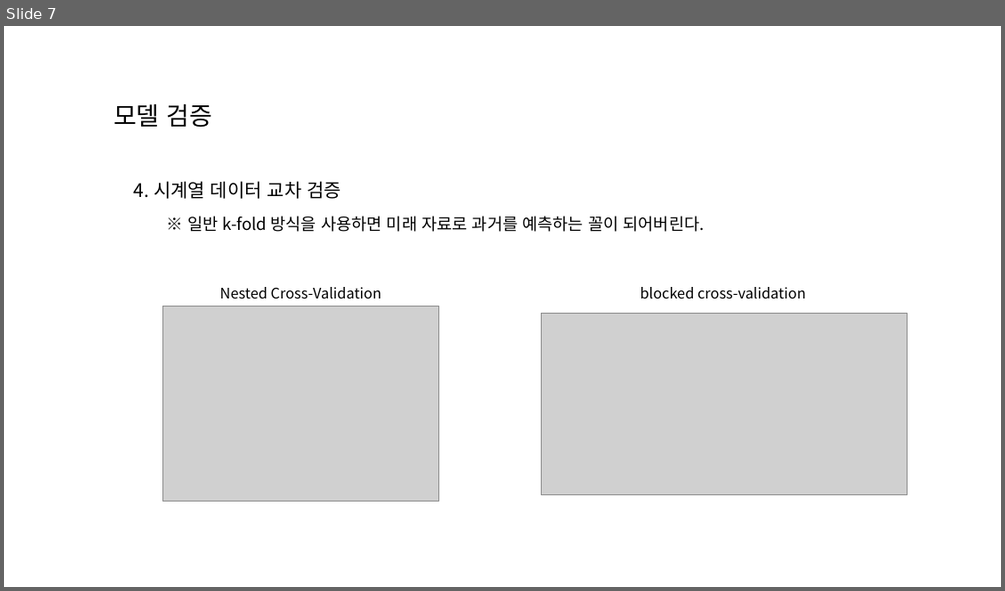
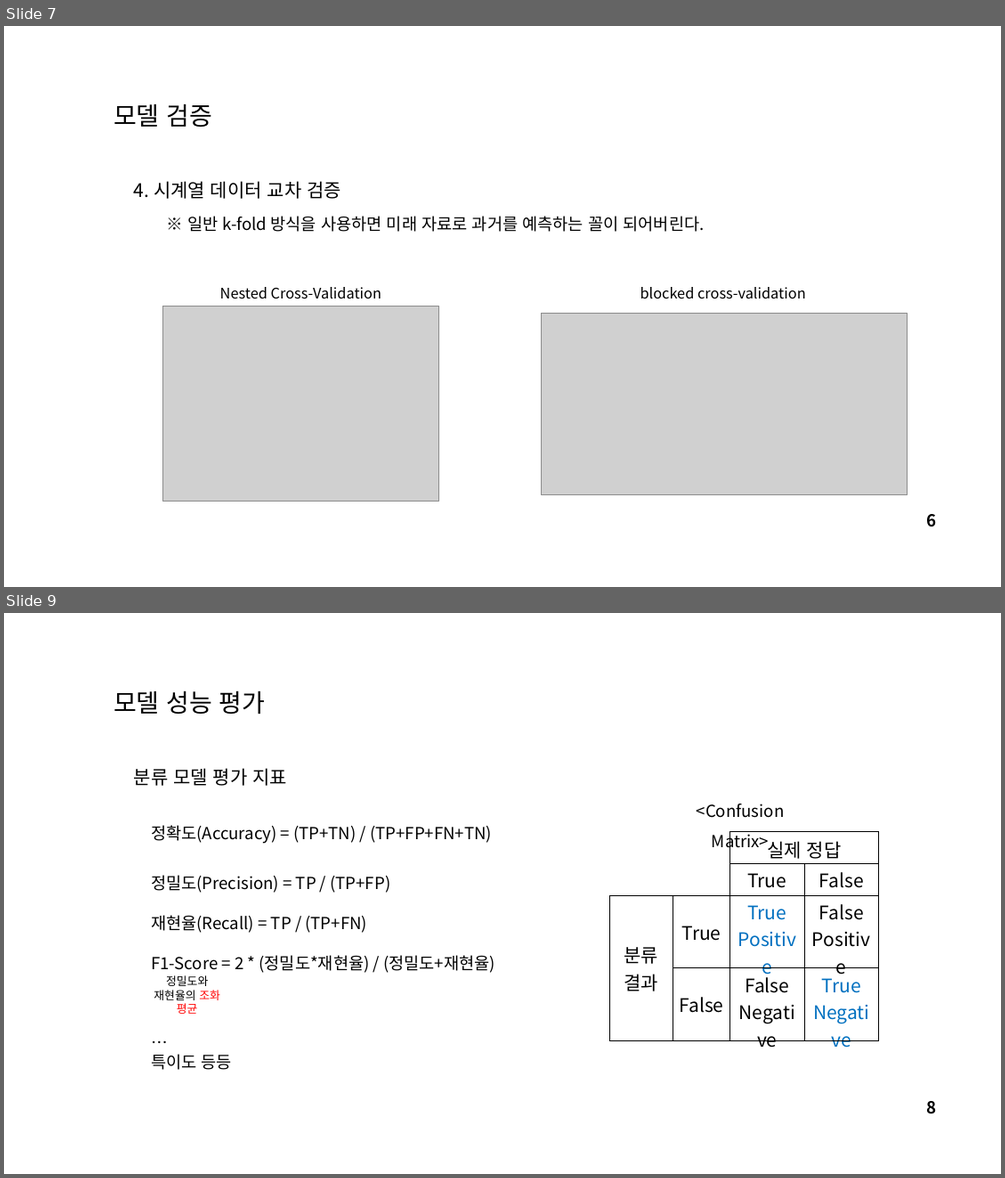
Before and after one commit to lsj7087/22.09-23.08_Baf_Management, a slide deck: 220924_session3/220924_세션3_모델평가_하이퍼파라미터튜닝.pptx. Shown one above the other, each under a label of ours: slide 7 before the commit, slides 7 and 9 after it; the slides between them are not shown. The pictures are 1005x591 and 1005x1178 pixels, drawn with LibreOffice and Linux fonts; fonts in the diff are those of the drawing; grey boxes stand for pictures; background and template pictures are left out. Boxes give left, top, right and bottom in pixels: in the first picture for what was removed or moved away, otherwise in the second. Text is boxed around its words. In the diff, an @@ line names an element or a change of style, - is before the commit and + after.

```diff
--- a/220924_session3/220924_세션3_모델평가_하이퍼파라미터튜닝.pptx
+++ b/220924_session3/220924_세션3_모델평가_하이퍼파라미터튜닝.pptx
@@ slide 9 added at [4, 613, 1001, 1174], background picture (left out) @@
@@ text added at [113, 690, 266, 714], 24 pt, text #000000 @@
+모델 성능 평가
@@ text added at [134, 768, 287, 786], 18 pt, text #000000 @@
+분류 모델 평가 지표
@@ text added at [151, 825, 495, 1070], 16 pt, text #000000 @@
+정확도(Accuracy) = (TP+TN) / (TP+FP+FN+TN)
+정밀도(Precision) = TP / (TP+FP)
+재현율(Recall) = TP / (TP+FN)
+F1-Score = 2 * (정밀도*재현율) / (정밀도+재현율)
+…
+특이도 등등
@@ text added at [696, 803, 785, 852], 16 pt, text #000000 @@
+<Confusion Matrix>
@@ table added at [610, 831, 878, 1016], 4 rows, 4 columns @@
+ |  | 실제 정답 | 
+ |  | True | False
+분류 결과 | True | True Positive | False Positive
+ | False | False Negative | True Negative
@@ text added at [154, 975, 220, 1013], 11 pt, text #000000 @@
+정밀도와 재현율의 조화 평균
@@ page number added at [926, 1101, 936, 1114], 16 pt, text #000000, bold @@
+8
@@ slide 7 changed as well @@
@@ page number added at [926, 514, 936, 527], 16 pt, text #000000, bold @@
+6
```
Also in this commit, not shown: 10 other slides changed, 1 other slide added, 1 other file.
